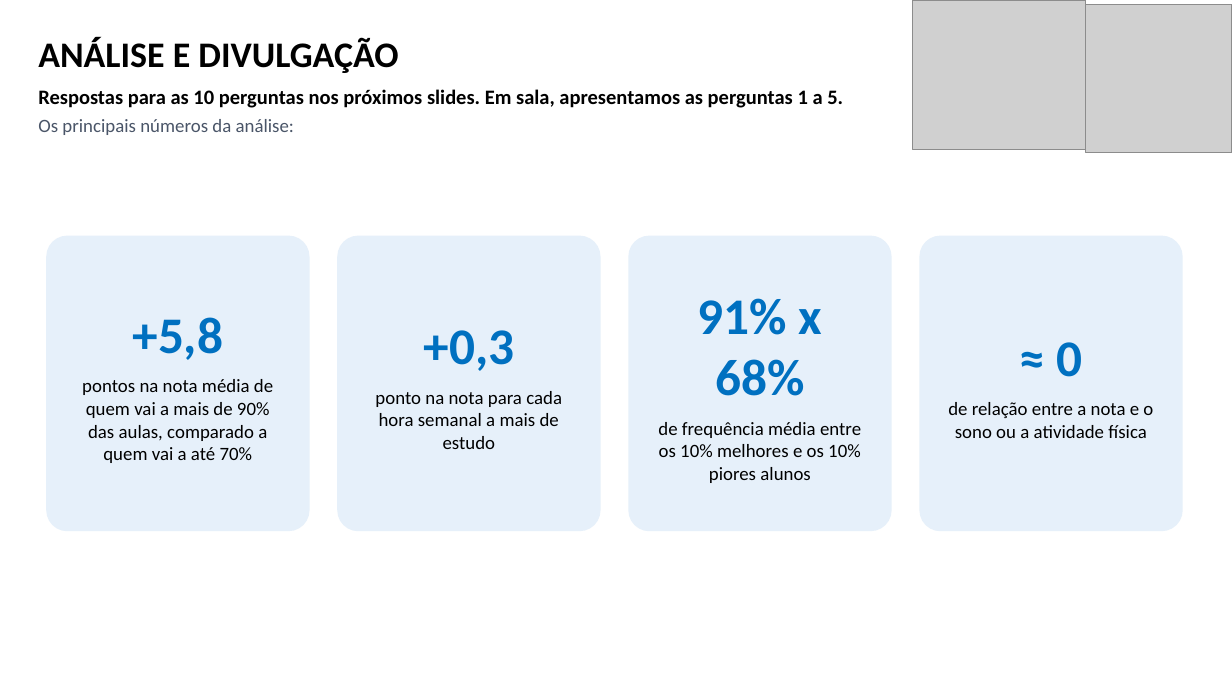
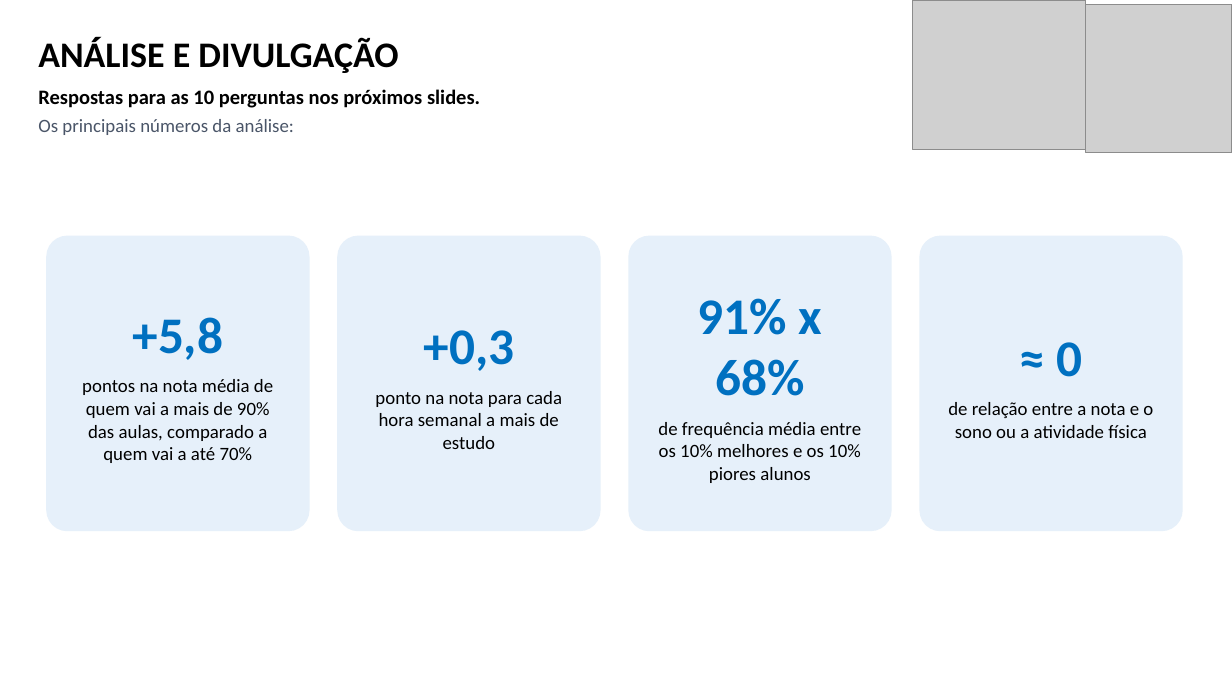
Before and after one commit to gabriel-pivoto/c111, a slide deck: slide 5 of trabalho/apresentacao_2810.pptx. Drawn at 1232x693 pixels with LibreOffice and Linux fonts; fonts in the diff are those of the drawing; grey boxes stand for pictures; background and template pictures are left out. Boxes give left, top, right and bottom in pixels: in the first picture for what was removed or moved away, otherwise in the second. Text is boxed around its words. In the diff, an @@ line names an element or a change of style, - is before the commit and + after.

```diff
--- a/trabalho/apresentacao_2810.pptx
+++ b/trabalho/apresentacao_2810.pptx
@@ text at box(38, 89, 480, 108): text changed @@
-Respostas para as 10 perguntas nos próximos slides. Em sala, apresentamos as perguntas 1 a 5.
+Respostas para as 10 perguntas nos próximos slides.
```
Also in this commit, not shown: 2 other slides changed, 1 other file.
